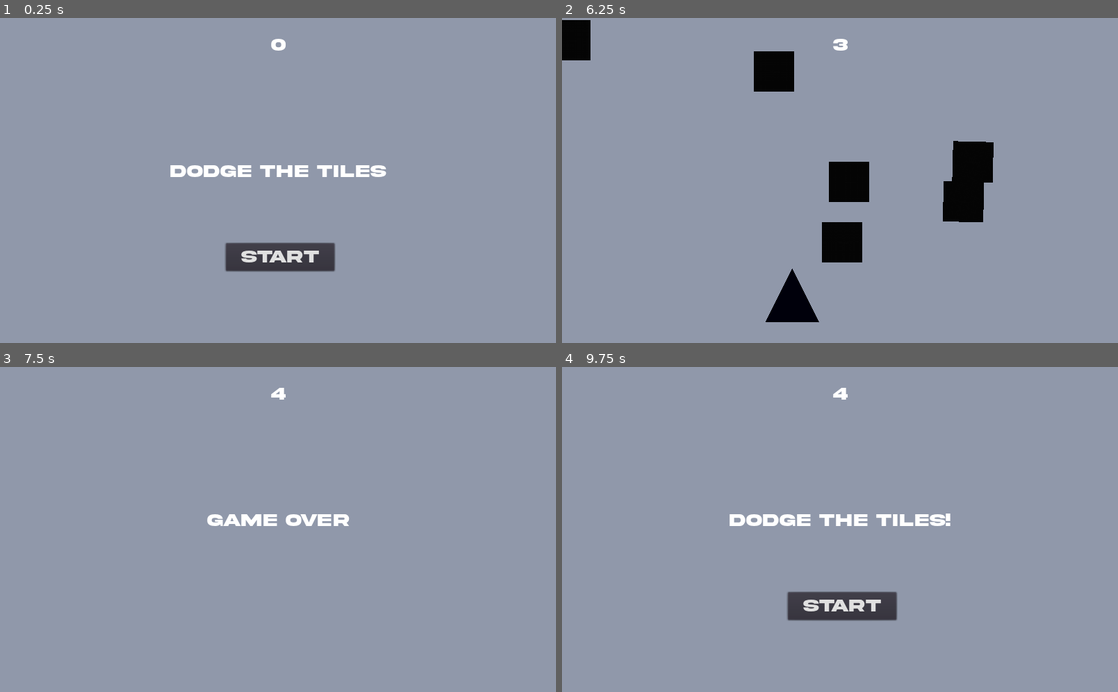
Above: before the commit, frames 1-4 (two rows, left to right).
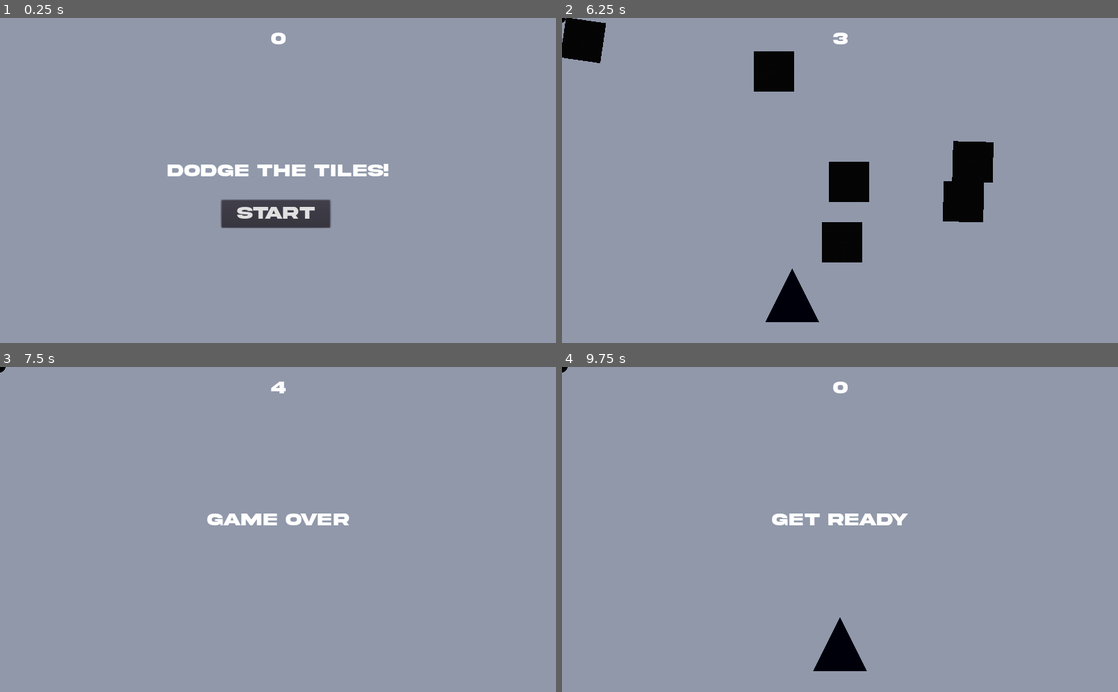
Above: after the commit, the same moments.

Repository: gabelstapler6/WIOS
Game: Godot game, scene res://Scenes/Main.tscn
The game is run twice, just before and just after one commit, with the same random seed, the same clock (stepped at 60 frames per second) and the same inputs.
Inputs (mouse positions are in pixels of both pictures, inside the frame that each line leads up to):
- Up to frame 1 (0.25 s): no input
- Up to frame 2 (6.25 s): click "Start" at 0.5 s; tap Enter at 1.25 s; hold Right (ui_right) 1.28-2.03 s; tap Space (ui_shoot, bound only after the commit) every 0.75 s from 1.35 to 5.85 s; hold Down (ui_down) 2.03-2.78 s; hold Right (ui_right) 2.78-3.53 s; hold Up (ui_up) 3.53-4.28 s; hold Left (ui_left) 4.28-5.78 s; hold Down (ui_down) from 5.78 s (still down)
- Up to frame 3 (7.5 s): release Down (ui_down) at 6.53 s; hold Right (ui_right) 6.53-7.28 s; tap Space (ui_shoot, bound only after the commit) at 6.6, 7.25, 7.35 s; hold Up (ui_up) from 7.28 s (still down)
- Up to frame 4 (9.75 s): tap Enter at 8 s; release Up (ui_up) at 8.03 s; hold Right (ui_right) 8.03-8.75 s; tap Space (ui_shoot, bound only after the commit) at 8.1, 9.5, 9.6 s; click (840, 562) at 8.75 s, where only the run after the commit has a clickable "Start"; hold Down (ui_down) from 9.53 s (still down)

The runs differ from the first frame. In frame 1, 4.4% of the frame differs, in the area x 30-70%, y 4-78%; in frame 2, 0.4%; in frame 3, 0.3%; in frame 4, 3.6%.
Error after the commit: Invalid get index 'position' (on base: 'Transform2D'). (res://Scenes/script/Main.gd:69)

Commit message:
added shooting mechanics, but not working :(

Diff:
--- /dev/null
+++ b/Scenes/Bullet.tscn
@@ -0,0 +1,24 @@
+[gd_scene load_steps=4 format=2]
+
+[ext_resource path="res://img/circle.png" type="Texture" id=1]
+[ext_resource path="res://Scenes/script/Bullet.gd" type="Script" id=2]
+
+[sub_resource type="CircleShape2D" id=1]
+
+[node name="Bullet" type="RigidBody2D"]
+collision_mask = 0
+gravity_scale = 0.0
+script = ExtResource( 2 )
+__meta__ = {
+"_edit_group_": true
+}
+
+[node name="Sprite" type="Sprite" parent="."]
+scale = Vector2( 0.0396648, 0.0396648 )
+texture = ExtResource( 1 )
+
+[node name="CollisionShape2D" type="CollisionShape2D" parent="."]
+shape = SubResource( 1 )
+
+[node name="VisibilityNotifier2D" type="VisibilityNotifier2D" parent="."]
+[connection signal="screen_exited" from="VisibilityNotifier2D" to="." method="_on_VisibilityNotifier2D_screen_exited"]
--- a/Scenes/HUD.tscn
+++ b/Scenes/HUD.tscn
@@ -12,8 +12,8 @@
 
 [node name="ScoreLabel" type="Label" parent="."]
 anchor_right = 1.0
-margin_top = 32.0
-margin_bottom = 100.0
+margin_top = 21.3213
+margin_bottom = 89.3213
 custom_fonts/font = SubResource( 1 )
 text = "0"
 align = 1
@@ -25,10 +25,10 @@
 anchor_top = 0.5
 anchor_right = 1.0
 anchor_bottom = 0.5
-margin_top = -34.0
-margin_bottom = 34.0
+margin_top = -36.0
+margin_bottom = 32.0
 custom_fonts/font = SubResource( 1 )
-text = "Dodge the Tiles"
+text = "Dodge the Tiles!"
 align = 1
 autowrap = true
 __meta__ = {
@@ -40,10 +40,10 @@
 anchor_top = 1.0
 anchor_right = 0.5
 anchor_bottom = 1.0
-margin_left = -96.0
-margin_top = -184.0
-margin_right = 104.0
-margin_bottom = -133.0
+margin_left = -104.0
+margin_top = -264.0
+margin_right = 96.0
+margin_bottom = -213.0
 custom_fonts/font = SubResource( 1 )
 text = "Start"
 __meta__ = {
@@ -52,5 +52,6 @@
 
 [node name="MessageTimer" type="Timer" parent="."]
 wait_time = 2.0
+one_shot = true
 [connection signal="pressed" from="StartButton" to="." method="_on_StartButton_pressed"]
 [connection signal="timeout" from="MessageTimer" to="." method="_on_Message_Timer_timeout"]
--- a/Scenes/Main.tscn
+++ b/Scenes/Main.tscn
@@ -1,9 +1,10 @@
-[gd_scene load_steps=6 format=2]
+[gd_scene load_steps=7 format=2]
 
 [ext_resource path="res://Scenes/script/Main.gd" type="Script" id=1]
 [ext_resource path="res://Scenes/Player.tscn" type="PackedScene" id=2]
 [ext_resource path="res://Scenes/CollisionTile.tscn" type="PackedScene" id=3]
 [ext_resource path="res://Scenes/HUD.tscn" type="PackedScene" id=4]
+[ext_resource path="res://Scenes/Bullet.tscn" type="PackedScene" id=5]
 
 [sub_resource type="Curve2D" id=1]
 _data = {
@@ -13,6 +14,7 @@
 [node name="Main" type="Node"]
 script = ExtResource( 1 )
 Tile = ExtResource( 3 )
+Bullet = ExtResource( 5 )
 
 [node name="ColorRect" type="ColorRect" parent="."]
 anchor_right = 1.0
@@ -43,8 +45,8 @@
 [node name="MobSpawnLocation" type="PathFollow2D" parent="MobPath"]
 
 [node name="HUD" parent="." instance=ExtResource( 4 )]
-[connection signal="body_entered" from="Player" to="Player" method="_on_Player_body_entered"]
 [connection signal="hit" from="Player" to="." method="game_over"]
+[connection signal="shoot_bullet" from="Player" to="." method="_on_Player_shoot_bullet"]
 [connection signal="timeout" from="MobTimer" to="." method="_on_MobTimer_timeout"]
 [connection signal="timeout" from="ScoreTimer" to="." method="_on_ScoreTimer_timeout"]
 [connection signal="timeout" from="StartTimer" to="." method="_on_StartTimer_timeout"]
--- /dev/null
+++ b/Scenes/script/Bullet.gd
@@ -0,0 +1,10 @@
+extends RigidBody2D
+
+var speed = 600
+
+# Called when the node enters the scene tree for the first time.
+func _ready():
+	pass
+
+func _on_VisibilityNotifier2D_screen_exited():
+	queue_free()
--- a/Scenes/script/HUD.gd
+++ b/Scenes/script/HUD.gd
@@ -22,7 +22,6 @@
 	$Message.text = "Dodge the Tiles!"
 	$Message.show()
 
-	yield(get_tree().create_timer(1), "timeout")
 	$StartButton.show()
 
 func update_score(score):
--- a/Scenes/script/Main.gd
+++ b/Scenes/script/Main.gd
@@ -2,6 +2,7 @@
 
 
 export (PackedScene) var Tile
+export (PackedScene) var Bullet
 var score
 
 
@@ -45,11 +46,25 @@
 func _on_ScoreTimer_timeout():
 	score += 1
 	$HUD.update_score(score)
-	if score > 20:
-		$HUD.show_message("Level up!")
-		$Player.level_up = true
+
+	if score == 20:
+		$Player.vertical_movement = true
+		$HUD.show_message("Level up!\nVertical movement enabled!")
+
+	if score == 60:
+		$Player.shooting = true
+
+	if score > 60:
+		if score % 10 == 0:
+			$Player.ammo += 3
 
 
 func _on_StartTimer_timeout():
 	$MobTimer.start()
 	$ScoreTimer.start()
+
+func _on_Player_shoot_bullet():
+	var bullet = Bullet.instance()
+	add_child(bullet)
+	bullet.position = $Player.transform.position
+	bullet.linear_velocity = Vector2(-1, bullet.speed)
--- a/Scenes/script/Player.gd
+++ b/Scenes/script/Player.gd
@@ -1,13 +1,16 @@
 extends Area2D
 
 signal hit
+signal shoot_bullet
 
 
 # export -> damit man in der godot gui speed anfassen kann Einheit pixel/sec
 export var speed = 400
 var screen_size
 
-var level_up = false
+var vertical_movement = false
+var shooting = true
+var ammo = 10
 
 
 
@@ -26,11 +29,17 @@
 	if Input.is_action_pressed("ui_left"):
 		velocity.x -= 1
 
-	if level_up == true:
+	if vertical_movement:
 		if Input.is_action_pressed("ui_down"):
 			velocity.y += 1
 		if Input.is_action_pressed("ui_up"):
 			velocity.y -= 1
+
+	if shooting:
+		if Input.is_action_just_pressed("ui_shoot"):
+			if ammo > 0:
+				emit_signal("shoot_bullet")
+
 
 	if velocity.length() > 0:
 		# normalize damit bei gleichzeitigem drücken keine Speedboost entsteht
@@ -41,7 +50,9 @@
 
 	# hier wird mit delta multipliziert damit bei fps drop der speed gleich bleibt
 	position += velocity * delta
+
 	position.x = clamp(position.x, 0, screen_size.x)
+	position.y = clamp(position.y, 0, screen_size.y)
 
 
 func start(pos):
--- a/project.godot
+++ b/project.godot
@@ -38,6 +38,11 @@
 , Object(InputEventJoypadButton,"resource_local_to_scene":false,"resource_name":"","device":0,"button_index":15,"pressure":0.0,"pressed":false,"script":null)
  ]
 }
+ui_shoot={
+"deadzone": 0.5,
+"events": [ Object(InputEventKey,"resource_local_to_scene":false,"resource_name":"","device":0,"alt":false,"shift":false,"control":false,"meta":false,"command":false,"pressed":false,"scancode":32,"unicode":0,"echo":false,"script":null)
+ ]
+}
 
 [rendering]
 
Binary file added: img/circle.png
Not shown, added: img/circle.png.import
